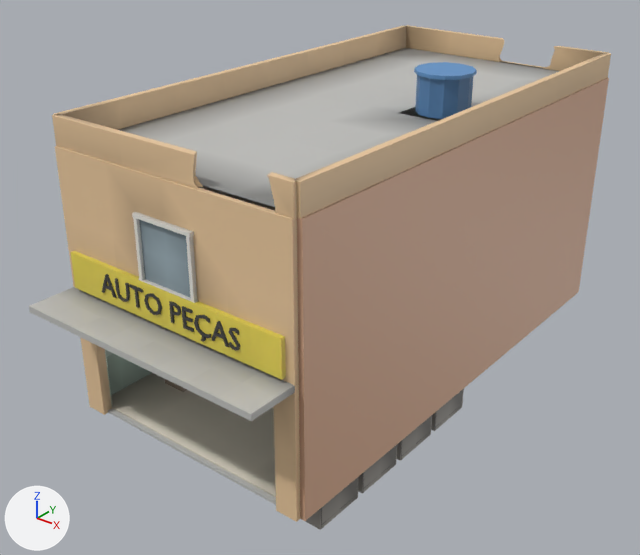
The glTF model jogo/assets/ruinas/sobrado_9.glb: old version first, new version second.
The view is the same before and after, from a camera (50 mm lens) standing at (11.32, -15.82, 11.19) and looking at (-0.32, -1.28, 2.17). Arrows for +X, +Y and +Z are at lower left; the lights stay in place. The picture after the commit comes second. Objects named as collision shapes, trigger or cutter boxes, shadow casters or lower levels of detail are left out. Where no turn or scale is listed for an object, it has been applied to the vertices. Vertices at exactly the same position are counted once.

Objects in the first picture: 'dentro', 'detalhe', 'ext', 'longe' and 1 more.
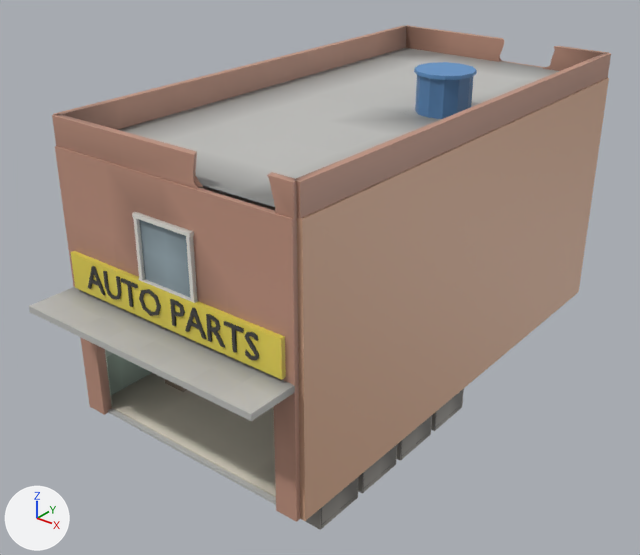
Where the newer file only moved an object's origin or applied its transform, the numbers keep the older frame.

What differs and where, as boxes (x1, y1, x2, y2) in the pictures (640 x 555 px):
part 1 of me_icosphere, deleted
    before: (102, 274, 240, 350)
part 2 of me_p_003, recoloured
    before: (55, 51, 554, 522)
    after: (55, 61, 545, 522)
part 3 of me_marquise, added
    after: (88, 266, 259, 360)
part 4 of me_marquise, recoloured
    both: (52, 25, 611, 219)

Edits to the bpy script that builds the scene:
```text
Add mat_tijolo:
    mat_tijolo = bpy.data.materials.new('tijolo')
    # nodes: BsdfPrincipled, Mix, OutputMaterial, VertexColor
    # colours: beige #c49581, mixed with the vertex colours
Change me_icosphere:
    used by ob_detalhe; location = (0.15, 1.68, 0.06)
    remove me_icosphere.from_pydata(...)  # 1070 vertices, 1972 faces; spans x -2.3..2.08, y -7.92..4.52, z -0.15..6.87
    add me_icosphere.from_pydata(...)  # 784 vertices, 1420 faces; spans x -2.3..2.08, y -7.88..4.52, z -0.15..6.87
    me_icosphere part 1: 9 loose pieces with 286 vertices, spanning x -2.03..1.71, y -7.92..-7.87, z 3.09..3.64, are deleted
    remove me_icosphere.materials.append(mat_letra_preta)
Change me_p_003:
    where me_p_003.from_pydata(...)  # 332 vertices, 636 faces; spans x -6.11..0.11, y -6.11..6.11, z -3.0..3.0
    used by ob_ext; location = (3.0, 0.0, 3.0)
    me_p_003 part 2: all 284 faces that had it switch from mat_reboco_laranja to mat_tijolo
Change me_marquise:
    used by ob_longe; location = (0.0, -6.6, 2.9)
    remove me_marquise.from_pydata(...)  # 397 vertices, 750 faces; spans x -3.08..3.08, y -0.6..12.68, z -0.5..3.7
    add me_marquise.from_pydata(...)  # 665 vertices, 1270 faces; spans x -3.08..3.08, y -0.6..12.68, z -0.5..3.7
    me_marquise part 3
    134 vertices are added at x -2.33..2.3, y 0.36, z 0.31..0.86
    134 new vertices lie (0.0, 0.05, 0.0) away from vertices in x -2.33..2.3, y 0.36, z 0.31..0.86
    520 new faces join them, mat_letra_preta
    me_marquise part 4: 266 faces spanning x -3.08..3.08, y 0.52..12.68, z 3.1..3.7 switch from mat_reboco_laranja to mat_tijolo
    add me_marquise.materials.append(mat_letra_preta)
```
